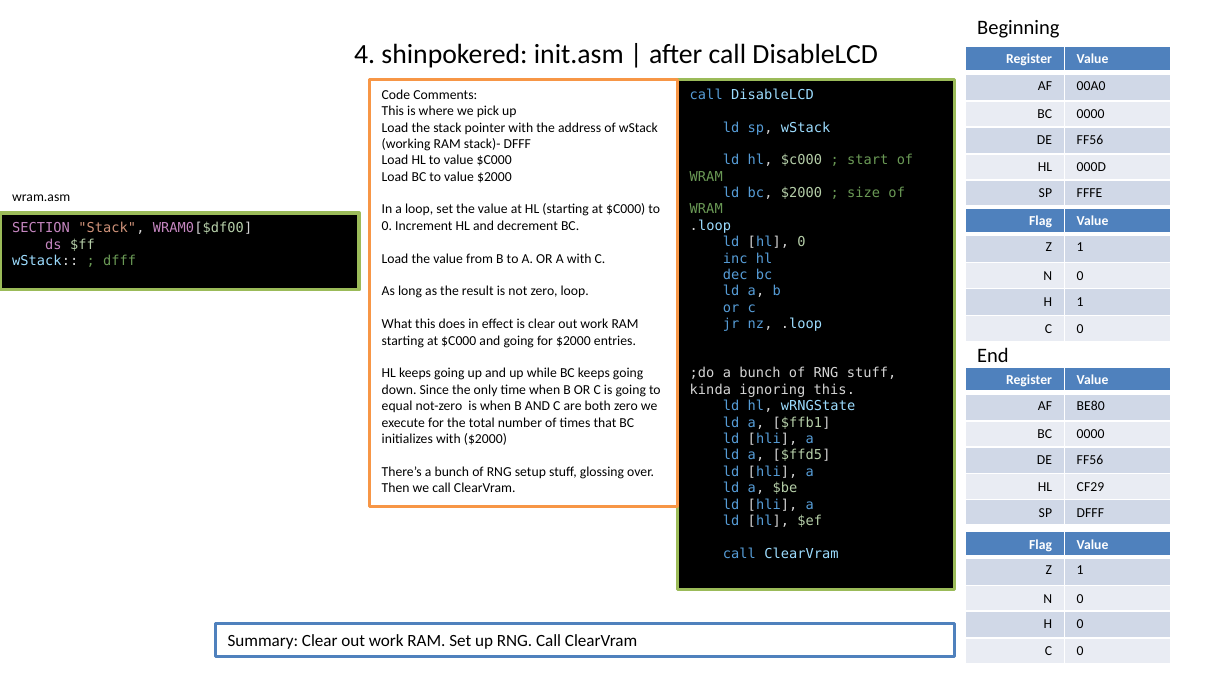
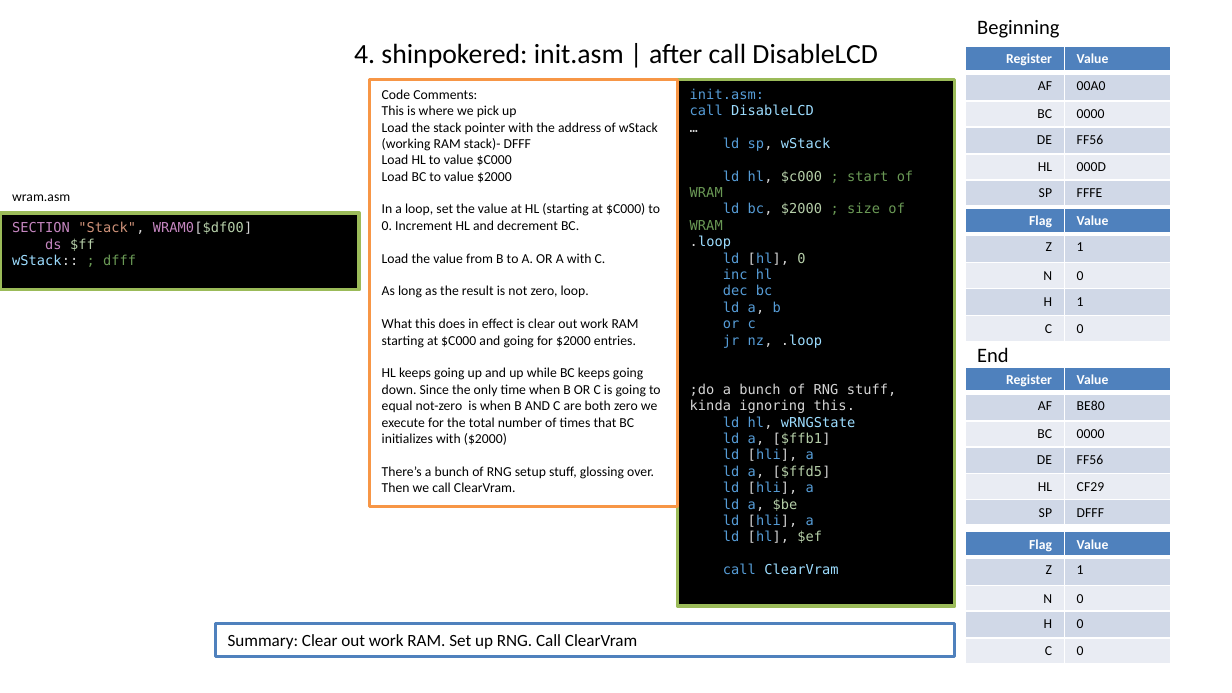
Before and after one commit to timweilert/DK94_Color, a slide deck: slide 6 of SGB_TO_GBC.pptx. Drawn at 1232x693 pixels with LibreOffice and Linux fonts; fonts in the diff are those of the drawing. Boxes give left, top, right and bottom in pixels: in the first picture for what was removed or moved away, otherwise in the second. Text is boxed around its words. In the diff, an @@ line names an element or a change of style, - is before the commit and + after.

```diff
--- a/SGB_TO_GBC.pptx
+++ b/SGB_TO_GBC.pptx
@@ rectangle "init.asm:": place and size @@
-rectangle "init.asm:" at (678,80,955,590)
+rectangle "init.asm:" at (678,80,955,606)
@@ text in rectangle at (690,88,764,99): paragraph added @@
+init.asm:
@@ text in rectangle at (723,137,831,151): text changed @@
-ld sp, wStack
+…
+ld sp, wStack
```
Also in this commit, not shown: 7 other slides changed, 12 slides added.
